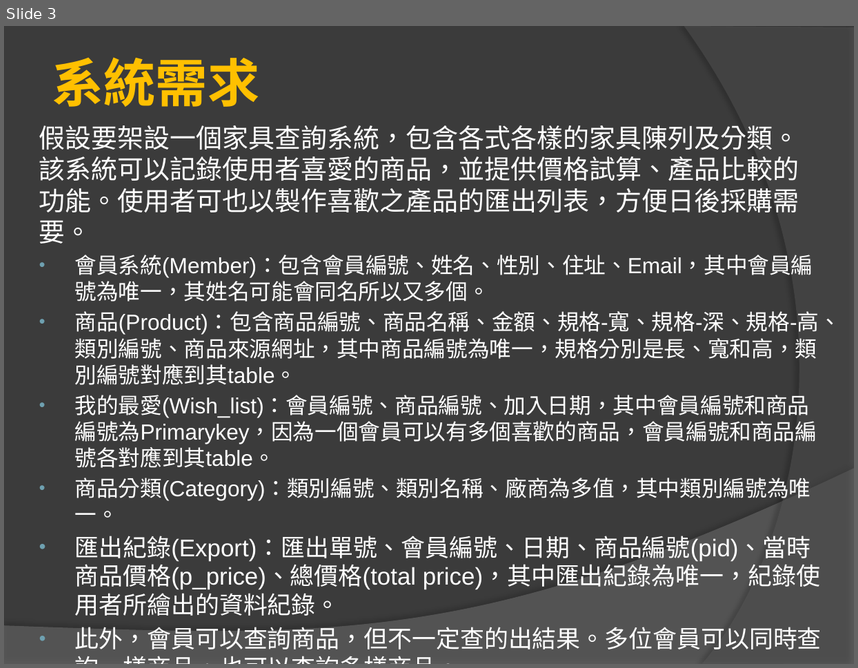
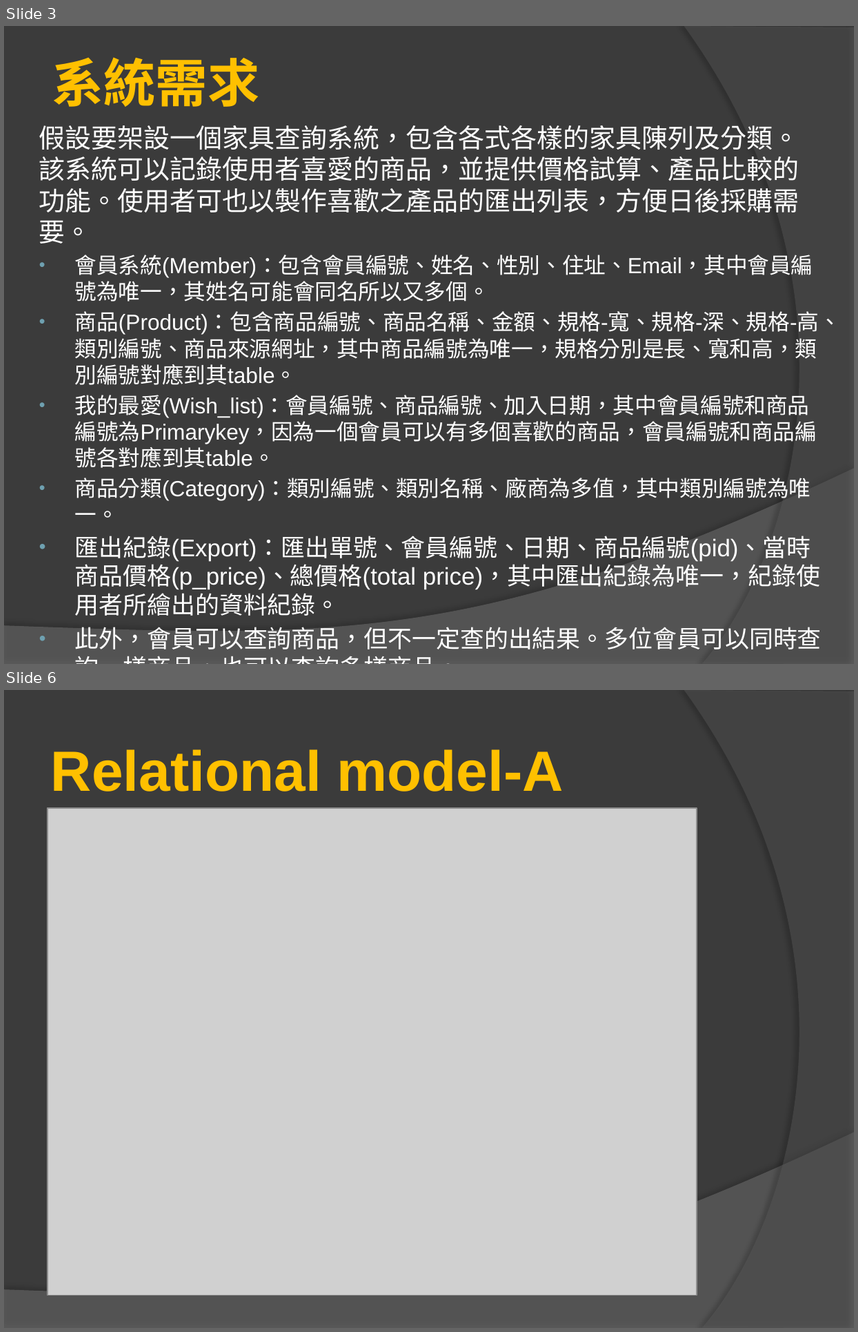
Before and after one commit to Michelletai/G12, a slide deck: doc/admin/G12-傢俱查詢網.pptx. Shown one above the other, each under a label of ours: slide 3 before the commit, slides 3 and 6 after it; the slides between them are not shown. The pictures are 858x668 and 858x1332 pixels, drawn with LibreOffice and Linux fonts; fonts in the diff are those of the drawing; grey boxes stand for pictures. Boxes give left, top, right and bottom in pixels: in the first picture for what was removed or moved away, otherwise in the second. Text is boxed around its words. In the diff, an @@ line names an element or a change of style, - is before the commit and + after.

```diff
--- a/doc/admin/G12-傢俱查詢網.pptx
+++ b/doc/admin/G12-傢俱查詢網.pptx
@@ slide 6 added at (4,690,854,1328), background #3B3B3B; not listed: 2 template elements that a slide beside it also shows @@
@@ title added at (51,749,564,791), 48 pt, text #FFC000, bold @@
+Relational model-A
@@ picture added at (47,808,697,1295) @@
```
Also in this commit, not shown: 2 slides changed, 1 other slide added.
